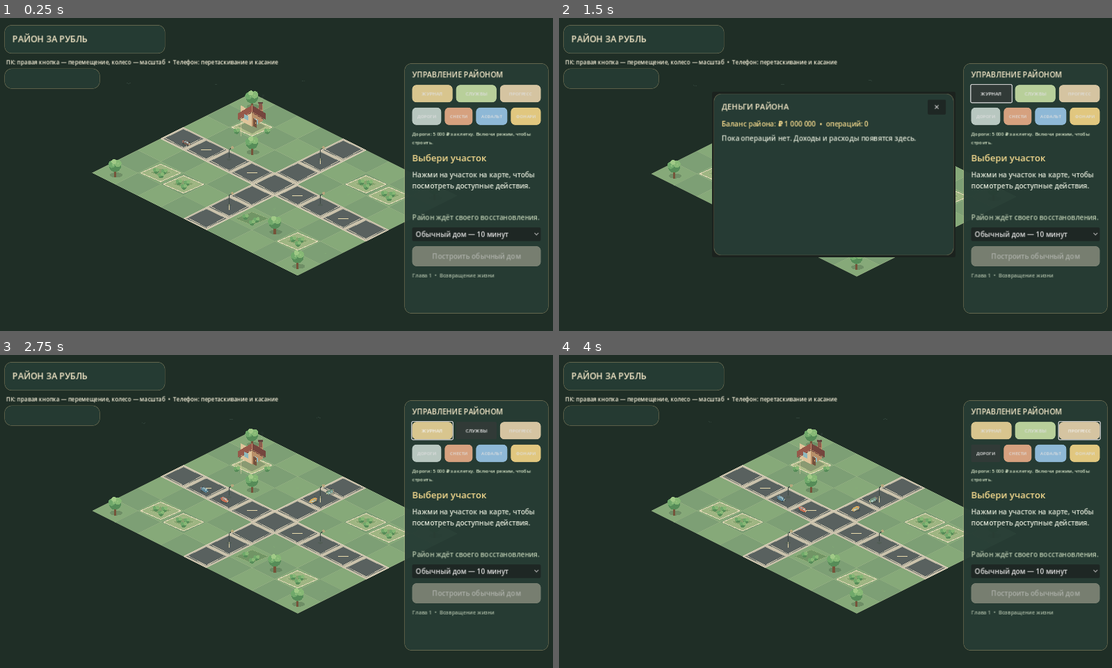
Above: before the commit, frames 1-4 (two rows, left to right).
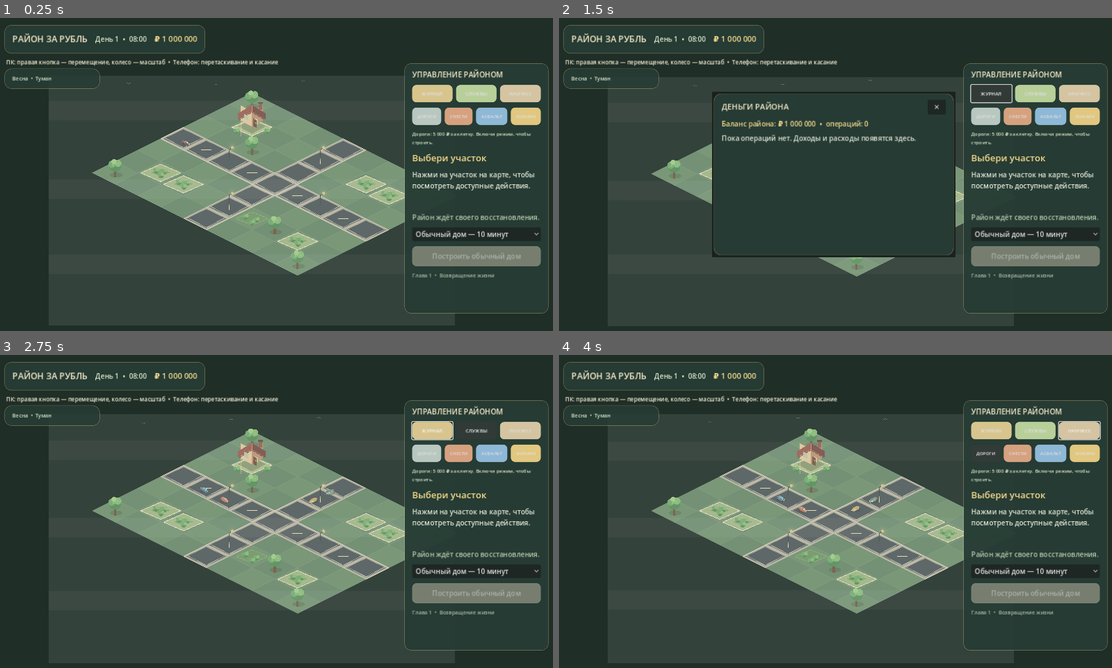
Above: after the commit, the same moments.

Repository: wellbi-creator/rayon-za-rubl
Game: Godot game, scene res://scenes/main.tscn
Two runs of this game, one before a commit and one after it. Both use one fixed random seed, a clock stepped at 60 frames per second and the inputs below.
Inputs (mouse positions are in pixels of both pictures, inside the frame that each line leads up to):
- Up to frame 1 (0.25 s): no input
- Up to frame 2 (1.5 s): move the mouse to (957, 158) at 0.52 s; hold D 0.53-1.25 s; click (957, 158) at 0.67 s; click "ЖУРНАЛ" at 1.25 s
- Up to frame 3 (2.75 s): click "СЛУЖБЫ" at 2 s
- Up to frame 4 (4 s): click "ПРОГРЕСС" at 2.75 s; click "ДОРОГИ" at 3.5 s

The runs differ from the first frame. In frame 1, 7.9% of the frame differs, in the area x 2-74%, y 2-82%; in frame 2, 5.6%; in frame 3, 7.7%; in frame 4, 7.6%.
Error before the commit: Invalid call. Nonexistent function 'get_business_visual_data' in base 'RefCounted (BusinessService)'. (res://scripts/main.gd:126)

Commit message:
M5.8: expose business visual state

Diff:
--- a/scripts/systems/business_service.gd
+++ b/scripts/systems/business_service.gd
@@ -30,6 +30,13 @@
 	if not businesses.has(plot_id):
 		return {}
 	return businesses[plot_id].duplicate(true)
+
+func get_business_visual_data() -> Dictionary:
+	var result: Dictionary = {}
+	for key in businesses.keys():
+		var business: Dictionary = businesses[key]
+		result[int(key)] = bool(business.get("active", false))
+	return result
 
 func open_business(plot_id: int, economy: EconomyService) -> bool:
 	if plot_id < 1 or plot_id >= 6 or economy == null or businesses.has(plot_id):
